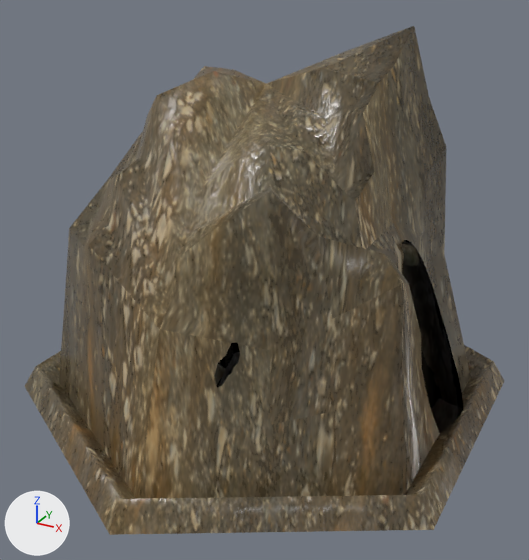
What one commit did to the glTF model src/modules/base/assets/dusty-hills.glb.
Camera for both pictures: a 50 mm lens placed at (1.26, -2.31, 1.62), pointed at (0.02, -0.05, 0.49). Every picture has the same lights, and +X, +Y and +Z are marked at lower left. The first picture is the older version.

The scene before the commit, as lines of its bpy script (objects in view):
```python
me_circle_011 = bpy.data.meshes.new('Circle.011')
me_circle_011.from_pydata(...)  # 289 vertices, 552 faces; spans x -3.2..-1.47, y -10.22..-8.22, z 0.0..0.47
me_circle_011.materials.append(mat_dirt_and_rocky_ground)
me_mesh_008 = bpy.data.meshes.new('Mesh.008')
me_mesh_008.from_pydata(...)  # 584 vertices, 1164 faces; spans x -0.0617..0.054, y -0.0512..0.0397, z 0.0001..0.0434
me_mesh_008.materials.append(mat_default_obj)
ob_hexagontile_009 = bpy.data.objects.new('HexagonTile.009', me_circle_011)
ob_hexagontile_009.location = (2.338, 9.217, 0.0)
ob_hexagontile_009.scale = (1.0, 1.0, 3.0)
ob_small_rock_03_006 = bpy.data.objects.new('Small rock 03.006', None)
ob_small_rock_03_006.location = (0.0481, -0.547, 0.275)
ob_small_rock_03_006.rotation_euler = (0.0, 0.0, -3.142)  # degrees (0, 0, -180)
ob_small_rock_03_006.scale = (1.0, 1.0, 3.0)
ob_small_rock_03_007 = bpy.data.objects.new('Small rock 03.007', None)
ob_small_rock_03_007.location = (0.584, 0.029, 0.163)
ob_small_rock_03_007.rotation_euler = (0.0, 0.0, -3.142)  # degrees (0, 0, -180)
ob_small_rock_03_007.scale = (1.0, 1.0, 3.0)
ob_small_rock_03_007_1 = bpy.data.objects.new('small_rock_03.007', me_mesh_008)
ob_small_rock_03_007_1.parent = ob_small_rock_03_007
ob_small_rock_03_007_1.location = (0.0, 0.0, 0.0)
ob_small_rock_03_007_1.rotation_euler = (0.0, -0.695, 0.0)  # degrees (0, -40, 0)
ob_small_rock_03_007_1.scale = (3.29, 3.29, 3.29)
```
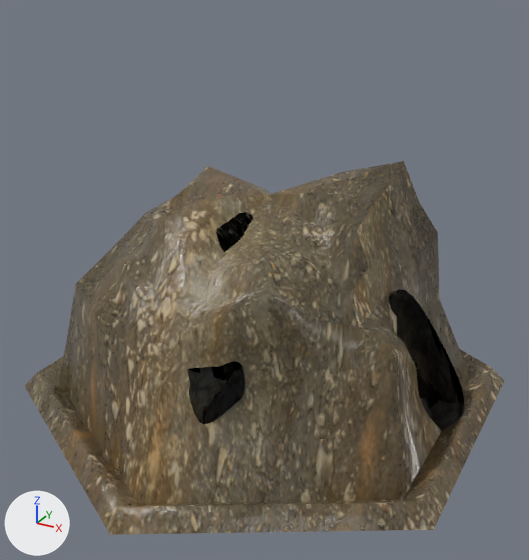
ob_small_rock_03_006 is not drawn itself; it is the parent of ob_small_rock_03_006_1.
ob_small_rock_03_007 is not drawn itself; it is the parent of ob_small_rock_03_007_1.

Location of each change, [x1, y1, x2, y2] in pixels of the pictures (529 x 560 px):
'HexagonTile.009', rescaled (26% shorter): before [25, 26, 504, 535]; after [25, 161, 504, 535]
'small_rock_03.007', rescaled: before [402, 240, 463, 433]; after [389, 289, 464, 430]
'small_rock_03.006', rescaled: before [214, 343, 240, 388]; after [188, 361, 245, 424]

What changed in the scene script:
```text
Change ob_hexagontile_009:
    ob_hexagontile_009.scale: (1.0, 1.0, 3.0) -> (1.0, 1.0, 2.0)
Change ob_small_rock_03_006:
    ob_small_rock_03_006.scale: (1.0, 1.0, 3.0) -> (1.0, 1.0, 2.0)
Change ob_small_rock_03_007:
    ob_small_rock_03_007.scale: (1.0, 1.0, 3.0) -> (1.0, 1.0, 2.0)
```
